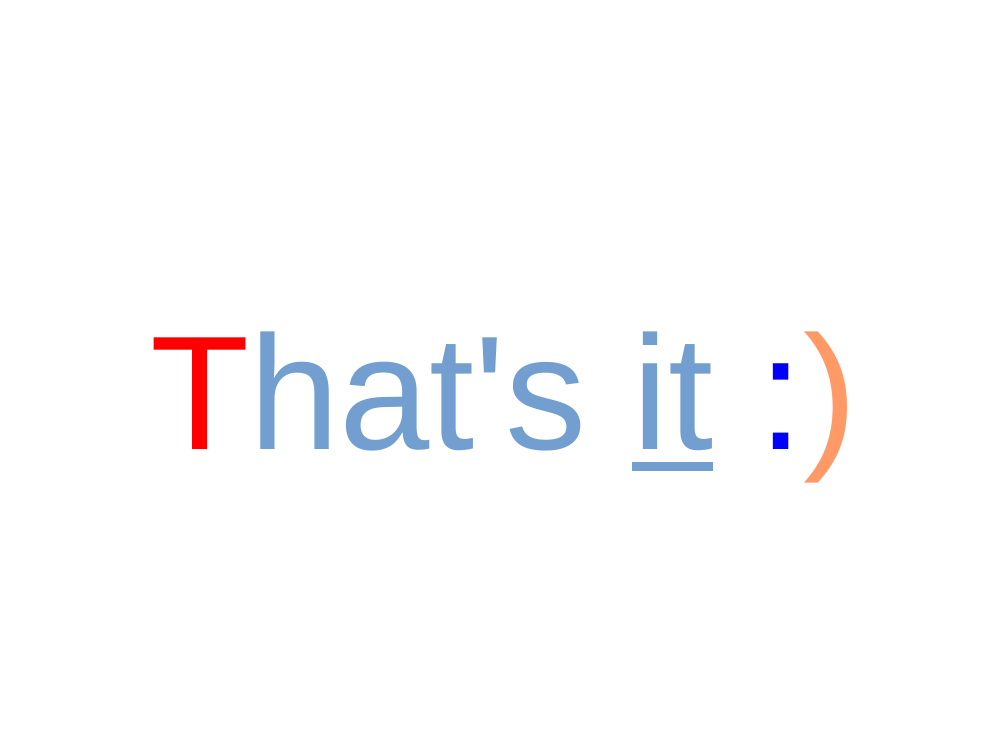
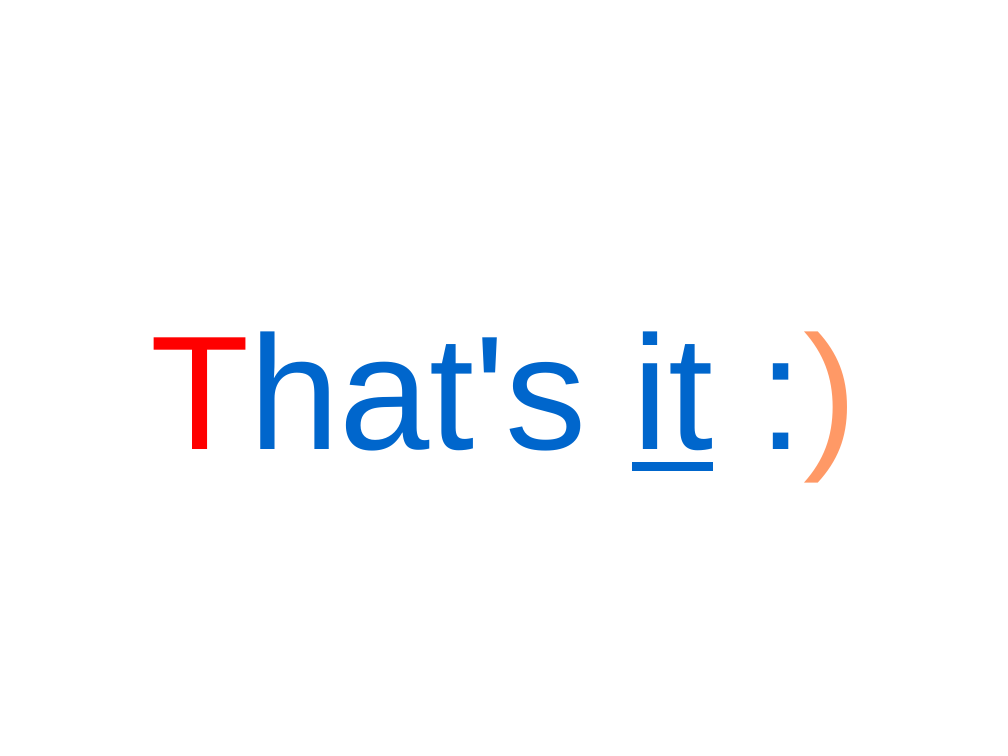
Before and after one commit to tautvilas/frameworks-lecture, a slide deck: slide 15 of doc/presentation.odp (slide 14 before the commit). Drawn at 1008x756 pixels with LibreOffice and Linux fonts; fonts in the diff are those of the drawing. Boxes give left, top, right and bottom in pixels: in the first picture for what was removed or moved away, otherwise in the second. Text is boxed around its words. In the diff, an @@ line names an element or a change of style, - is before the commit and + after.

```diff
--- a/doc/presentation.odp
+++ b/doc/presentation.odp
@@ subtitle "That's it :)" at (x1=150, y1=331, x2=713, y2=471): text colour #729FCF to #0066CC in "That's it"; text colour #0000FF to #0066CC in ":)" @@
```
Also in this commit, not shown: 12 other slides changed, 2 slides added, 1 slide removed.
